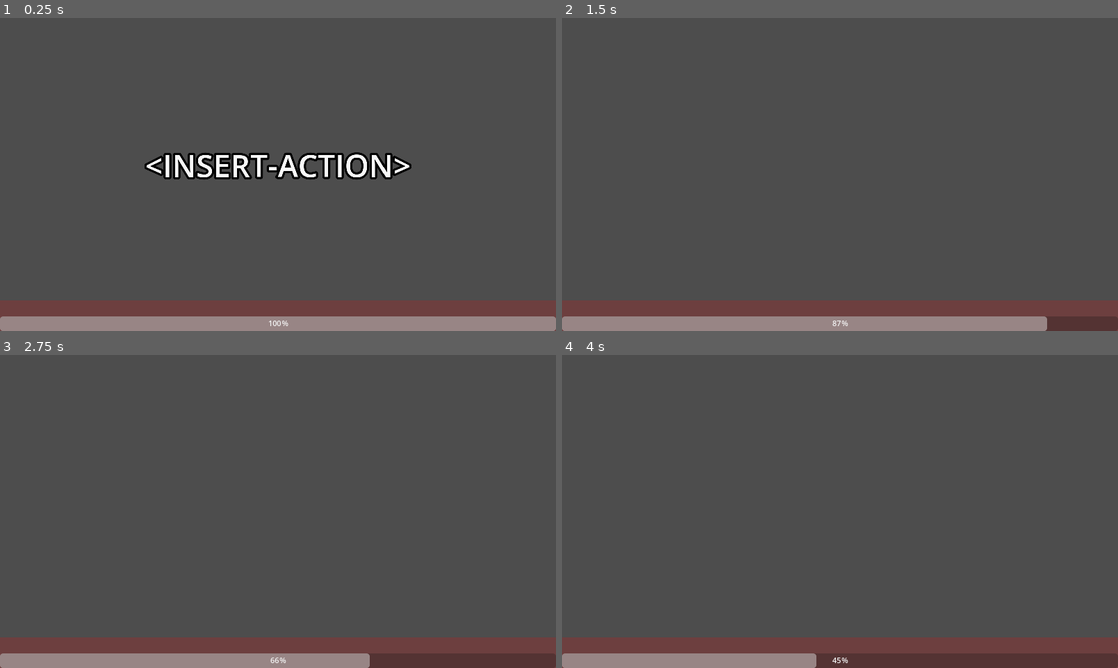
Above: before the commit, frames 1-4 (two rows, left to right).
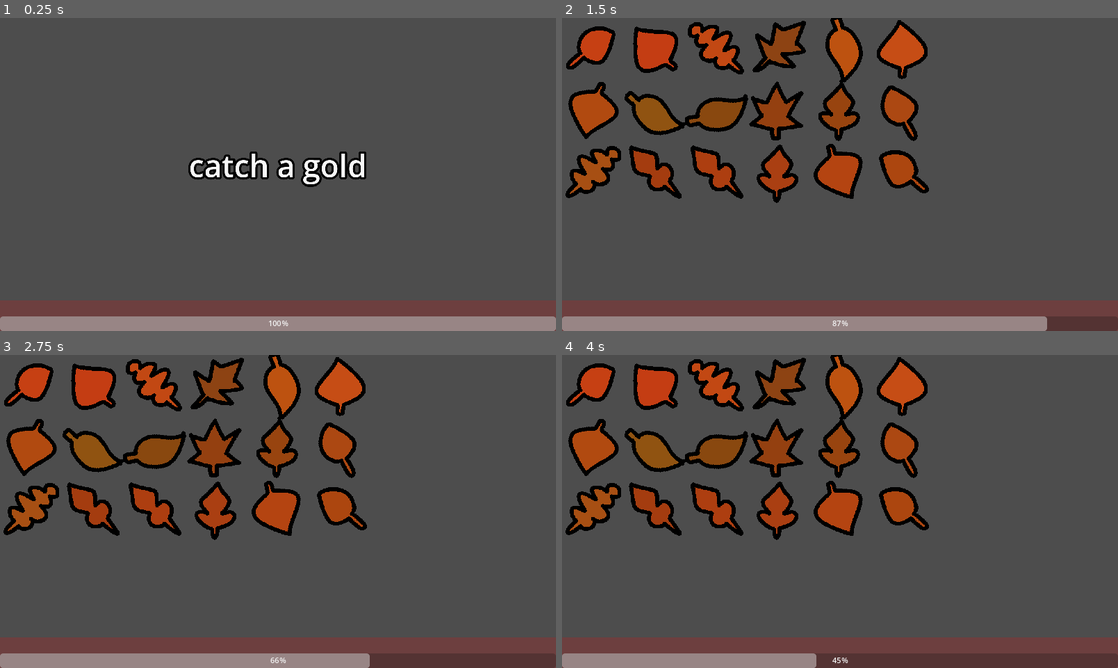
Above: after the commit, the same moments.

Repository: osid54/microgamejam
Game: Godot game, scene res://osid_games/games/goldenLeafGame.tscn
Same seed, same stepped clock (60 frames per second), same inputs: the game is played once before the commit and once after it. The project has no main scene, so this scene is started directly.
Inputs (mouse positions are in pixels of both pictures, inside the frame that each line leads up to):
- Up to frame 1 (0.25 s): no input
- Up to frame 2 (1.5 s): tap Enter (action) at 0.5, 0.6, 1.35 s; move the mouse to (962, 158) at 0.52 s; hold Right (right) 0.53-1.28 s; click (962, 158) at 0.67 s; move the mouse to (728, 190) at 1.27 s; hold Down (down) from 1.28 s (still down)
- Up to frame 3 (2.75 s): move the mouse to (333, 442) at 2.02 s; release Down (down) at 2.03 s; hold Right (right) from 2.03 s (still down); tap Enter (action) at 2.1 s
- Up to frame 4 (4 s): move the mouse to (812, 574) at 2.77 s; release Right (right) at 2.78 s; hold Up (up) 2.78-3.53 s; tap Enter (action) at 2.85, 3.6 s; click (812, 574) at 2.92 s; move the mouse to (1006, 558) at 3.52 s; hold Left (left) from 3.53 s (still down)

The runs differ from the first frame. In frame 1, 2.8% of the frame differs, in the area x 26-74%, y 42-54%; in frame 2, 16%, in the area x 0-66%, y 0-60%; in frame 3, 16%; in frame 4, 16%.
Error after the commit: Invalid assignment of property or key 'flip_y' with value of type 'bool' on a base object of type 'Sprite2D'. (res://osid_games/assets/leaf.gd:11)

Commit message:
started leaf spawning

Diff:
--- /dev/null
+++ b/osid_games/assets/leaf.gd
@@ -0,0 +1,15 @@
+extends Node2D
+
+func _ready():
+	$Sprite2D.frame = randi_range(0,8)
+	modulate = Color(randf_range(.8,1.2)*modulate.r,
+				randf_range(.8,1.2)*modulate.g,
+				randf_range(.8,1.2)*modulate.b)
+	if randi_range(0,1):
+		$Sprite2D.flip_h = true
+	if randi_range(0,1):
+		$Sprite2D.flip_y = true
+	$Sprite2D.rotation_degrees = randi_range(-180,180)
+
+func _process(delta):
+	pass
--- a/osid_games/assets/leaf.tscn
+++ b/osid_games/assets/leaf.tscn
@@ -1,8 +1,10 @@
-[gd_scene load_steps=2 format=3 uid="uid://t0vpxbfp7cp5"]
+[gd_scene load_steps=3 format=3 uid="uid://t0vpxbfp7cp5"]
 
 [ext_resource type="Texture2D" uid="uid://dqhbohk1d5k5b" path="res://osid_games/sprites/leaves.png" id="1_5ekua"]
+[ext_resource type="Script" path="res://osid_games/assets/leaf.gd" id="1_cwgn5"]
 
 [node name="leaf" type="Node2D"]
+script = ExtResource("1_cwgn5")
 
 [node name="Sprite2D" type="Sprite2D" parent="."]
 modulate = Color(0.670588, 0.27451, 0.0705882, 1)
--- /dev/null
+++ b/osid_games/games/goldenLeafGame.gd
@@ -0,0 +1,13 @@
+extends Microgame
+
+@export var leaf : PackedScene
+var leaves := []
+func _on_start_game():
+	var xInterval = get_viewport().get_window().size.x/128
+	var yInterval = (get_viewport().get_window().size.y)/128
+	for i in yInterval:
+		for j in xInterval:
+			var l = leaf.instantiate()
+			l.position = Vector2(64+j*128,64+i*128)
+			leaves.append(l)
+			add_child(l)
--- a/osid_games/games/goldenLeafGame.tscn
+++ b/osid_games/games/goldenLeafGame.tscn
@@ -1,5 +1,12 @@
-[gd_scene load_steps=2 format=3 uid="uid://s05e2y66ti2n"]
+[gd_scene load_steps=4 format=3 uid="uid://s05e2y66ti2n"]
 
-[ext_resource type="PackedScene" uid="uid://cdh430445qvyh" path="res://Microgame.tscn" id="1_sy1vy"]
+[ext_resource type="PackedScene" uid="uid://cdh430445qvyh" path="res://Microgame.tscn" id="1_sh0ec"]
+[ext_resource type="Script" path="res://osid_games/games/goldenLeafGame.gd" id="2_y1bf5"]
+[ext_resource type="PackedScene" uid="uid://t0vpxbfp7cp5" path="res://osid_games/assets/leaf.tscn" id="3_b27f2"]
 
-[node name="Microgame" instance=ExtResource("1_sy1vy")]
+[node name="goldenLeafGame" instance=ExtResource("1_sh0ec")]
+script = ExtResource("2_y1bf5")
+leaf = ExtResource("3_b27f2")
+
+[node name="ActionLabel" parent="MicrogameOverlay/Control" index="2"]
+text = "catch a gold"
